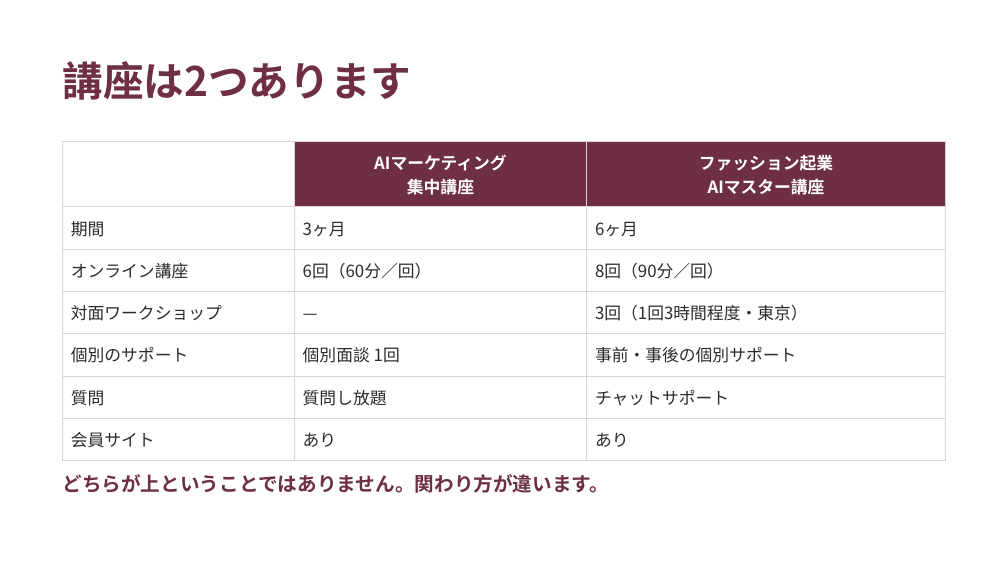
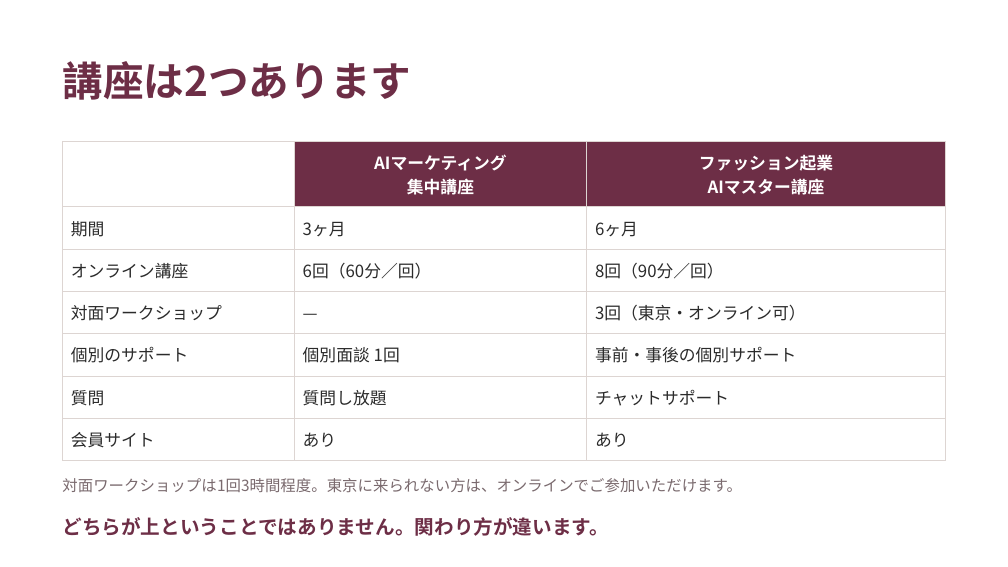
Before and after one commit to fashio17/potential-lamp, a slide deck: slide 21 of 運用/スライド/説明会_20260916.pptx. Drawn at 1008x567 pixels with LibreOffice and Linux fonts; fonts in the diff are those of the drawing. Boxes give left, top, right and bottom in pixels: in the first picture for what was removed or moved away, otherwise in the second. Text is boxed around its words. In the diff, an @@ line names an element or a change of style, - is before the commit and + after.

```diff
--- a/運用/スライド/説明会_20260916.pptx
+++ b/運用/スライド/説明会_20260916.pptx
@@ table at (x1=62, y1=141, x2=946, y2=452) @@
-row 4, column 3: 3回（1回3時間程度・東京）
+row 4, column 3: 3回（東京・オンライン可）
@@ text added at (x1=62, y1=478, x2=741, y2=492), 11 pt, text #7A6A6E @@
+対面ワークショップは1回3時間程度。東京に来られない方は、オンラインでご参加いただけます。
@@ text "どちらが上ということではありません。関わり方が違います。" moved from (x1=62, y1=474, x2=609, y2=493) to (x1=62, y1=517, x2=609, y2=536) @@
```
Also in this commit, not shown: 2 other slides changed, 5 other files.
